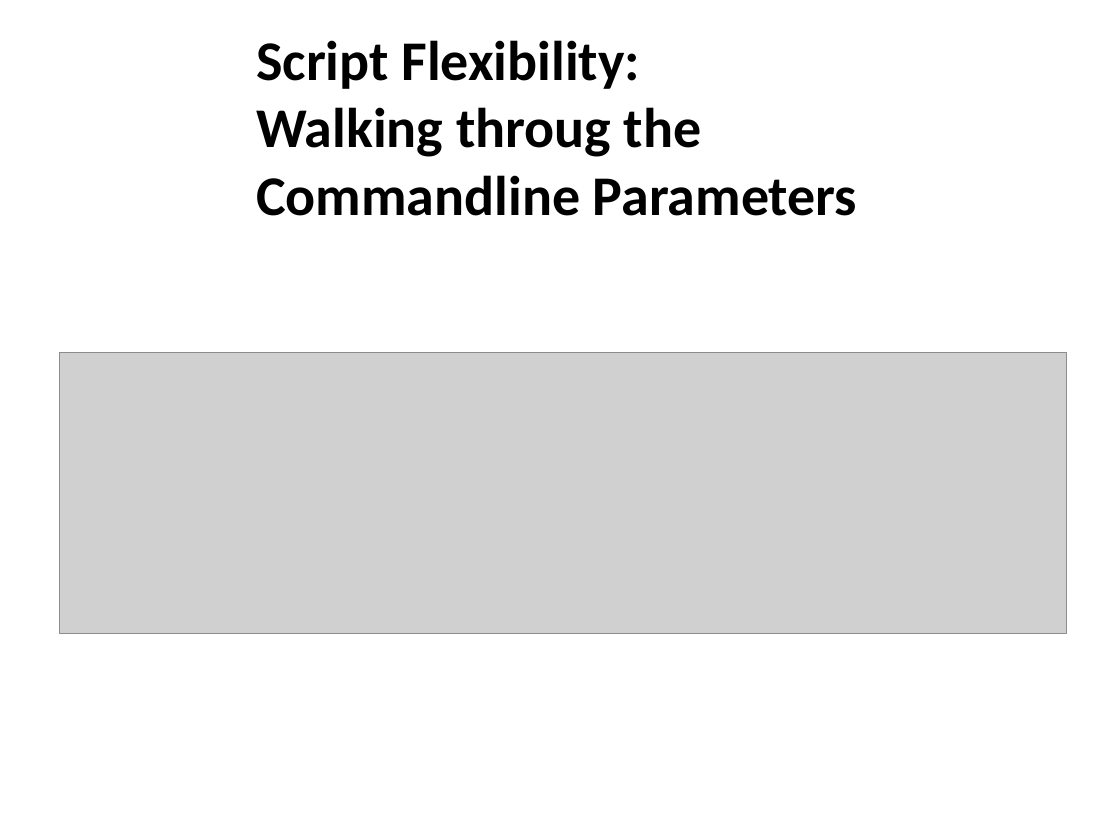
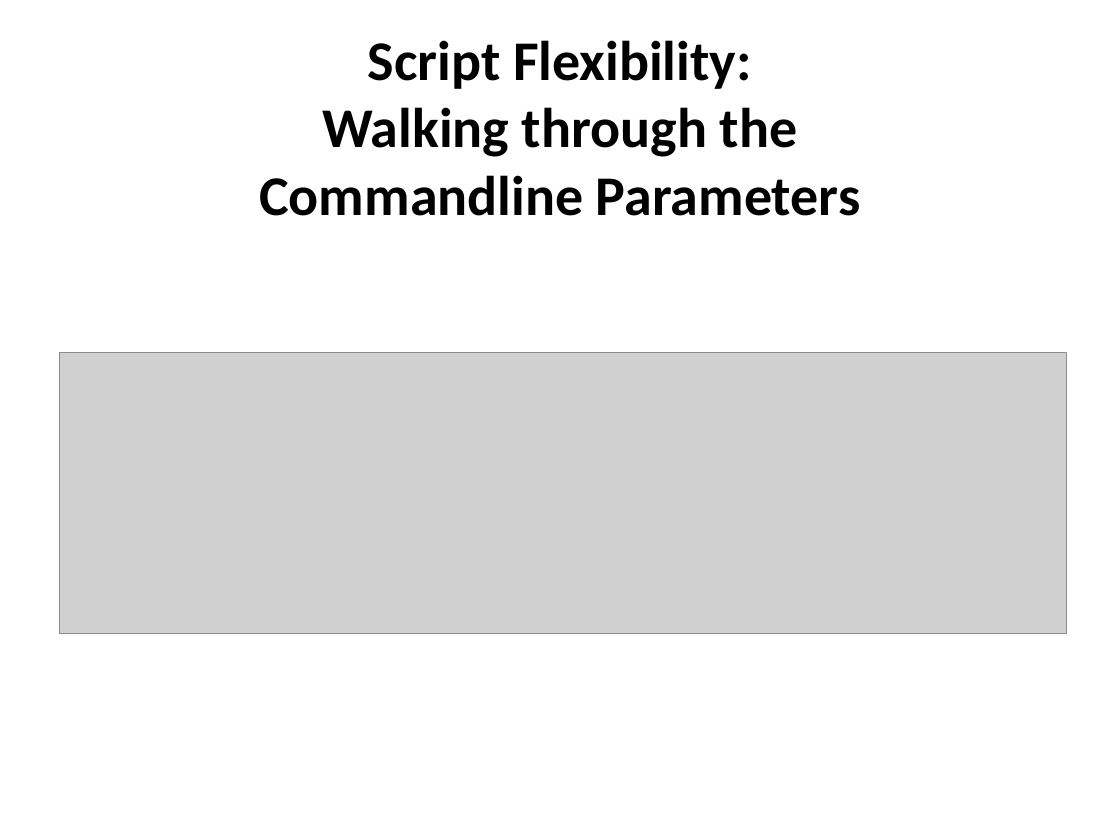
Before and after one commit to hdinkel/linuxcommandline, a slide deck: slide 15 of Intermediate/handout and presentation/LSI.pptx (slide 13 before the commit). Drawn at 1120x840 pixels with LibreOffice and Linux fonts; fonts in the diff are those of the drawing; grey boxes stand for pictures. Boxes give left, top, right and bottom in pixels: in the first picture for what was removed or moved away, otherwise in the second. Text is boxed around its words. In the diff, an @@ line names an element or a change of style, - is before the commit and + after.

Commit message:
Extended LSI presentation (LSI.pptx/LSI.pdf) Added Scripting Examples (.docx/.pdf)

```diff
--- a/Intermediate/handout and presentation/LSI.pptx
+++ b/Intermediate/handout and presentation/LSI.pptx
@@ text at box(368, 40, 752, 89): alignment left to centre @@
@@ text at box(259, 107, 860, 216): text changed @@
-Walking throug the Commandline Parameters
+Walking through the Commandline Parameters
```
Also in this commit, not shown: 8 other slides changed, 2 slides added, 6 other files.
